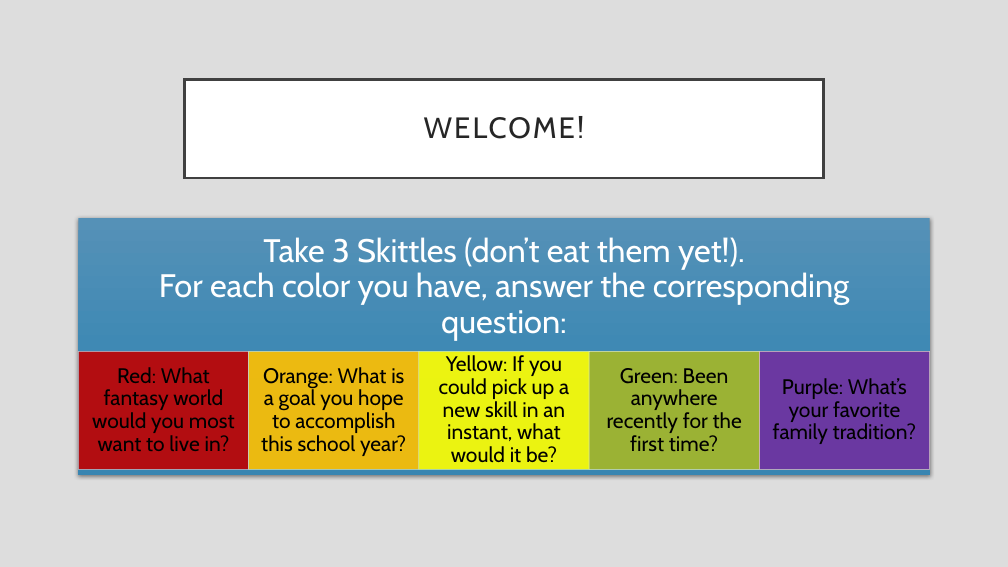
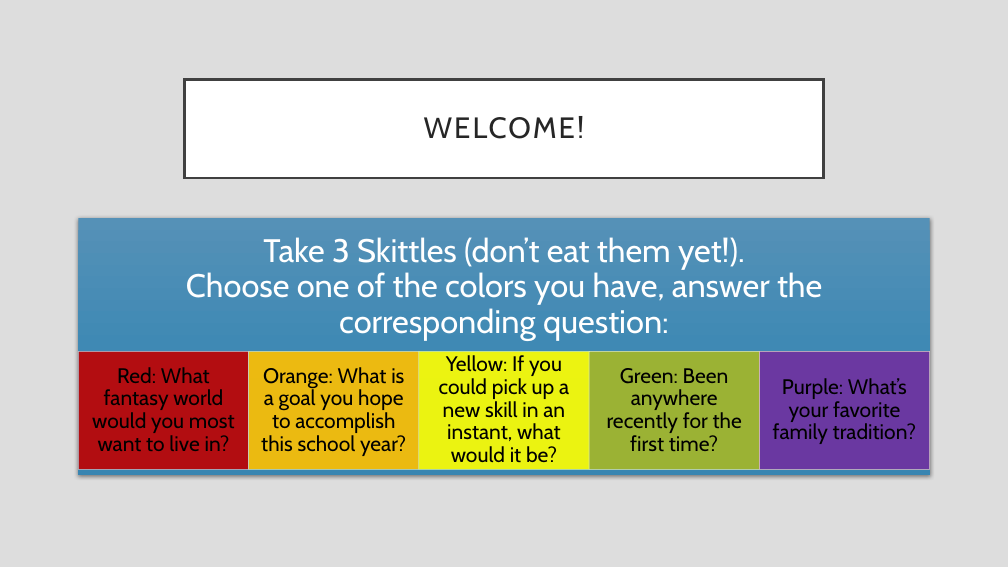
Before and after one commit to rsera/Junior-Knights, a slide deck: slide 2 of Python Day 1 IO.pptx. Drawn at 1008x567 pixels with LibreOffice and Linux fonts; fonts in the diff are those of the drawing. Boxes give left, top, right and bottom in pixels: in the first picture for what was removed or moved away, otherwise in the second. Text is boxed around its words. In the diff, an @@ line names an element or a change of style, - is before the commit and + after.

```diff
--- a/Python Day 1 IO.pptx
+++ b/Python Day 1 IO.pptx
@@ text at <box>186,237,822,341</box>: text changed @@
-Take 3 Skittles (don’t eat them yet!).
-For each color you have, answer the corresponding question:
+Take 3 Skittles (don’t eat them yet!).
+Choose one of the colors you have, answer the corresponding question:
```
